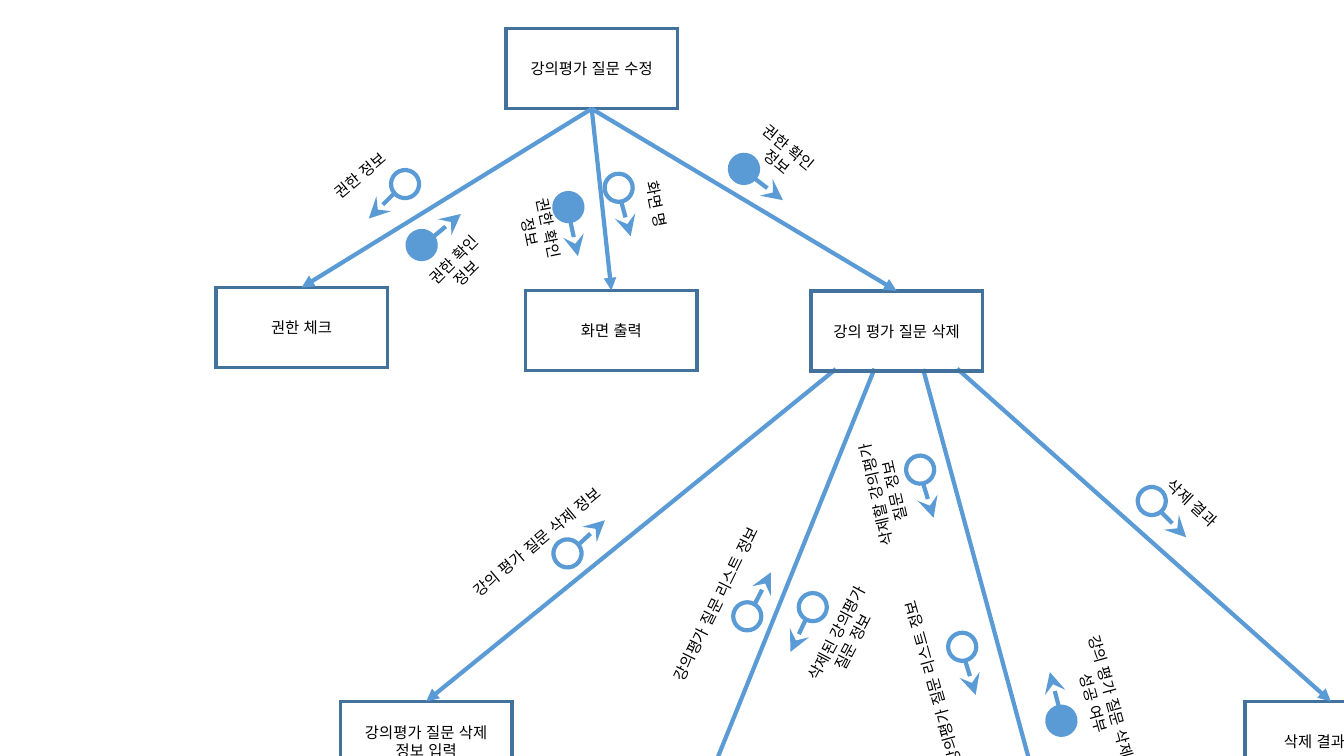
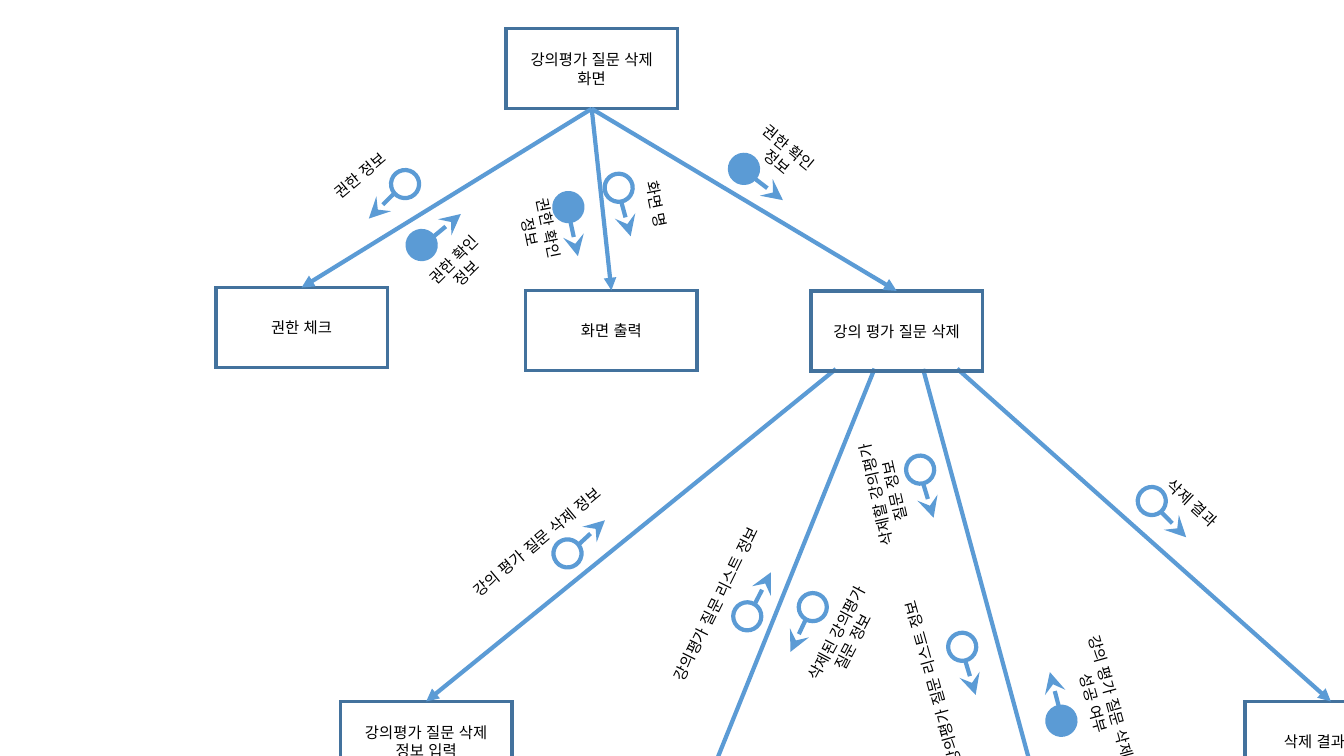
Before and after one commit to se04/se04, a slide deck: slide 1 of SDD 관련 자료/작업 결과물/대화 모형도/강의평가질문삭제.pptx. Drawn at 1344x756 pixels with LibreOffice and Linux fonts; fonts in the diff are those of the drawing. Boxes give left, top, right and bottom in pixels: in the first picture for what was removed or moved away, otherwise in the second. Text is boxed around its words. In the diff, an @@ line names an element or a change of style, - is before the commit and + after.

```diff
--- a/SDD 관련 자료/작업 결과물/대화 모형도/강의평가질문삭제.pptx
+++ b/SDD 관련 자료/작업 결과물/대화 모형도/강의평가질문삭제.pptx
@@ text in rectangle at [531,52,652,85]: text changed @@
-강의평가 질문 수정
+강의평가 질문 삭제
+화면
```
Also in this commit, not shown: 2 other files.
